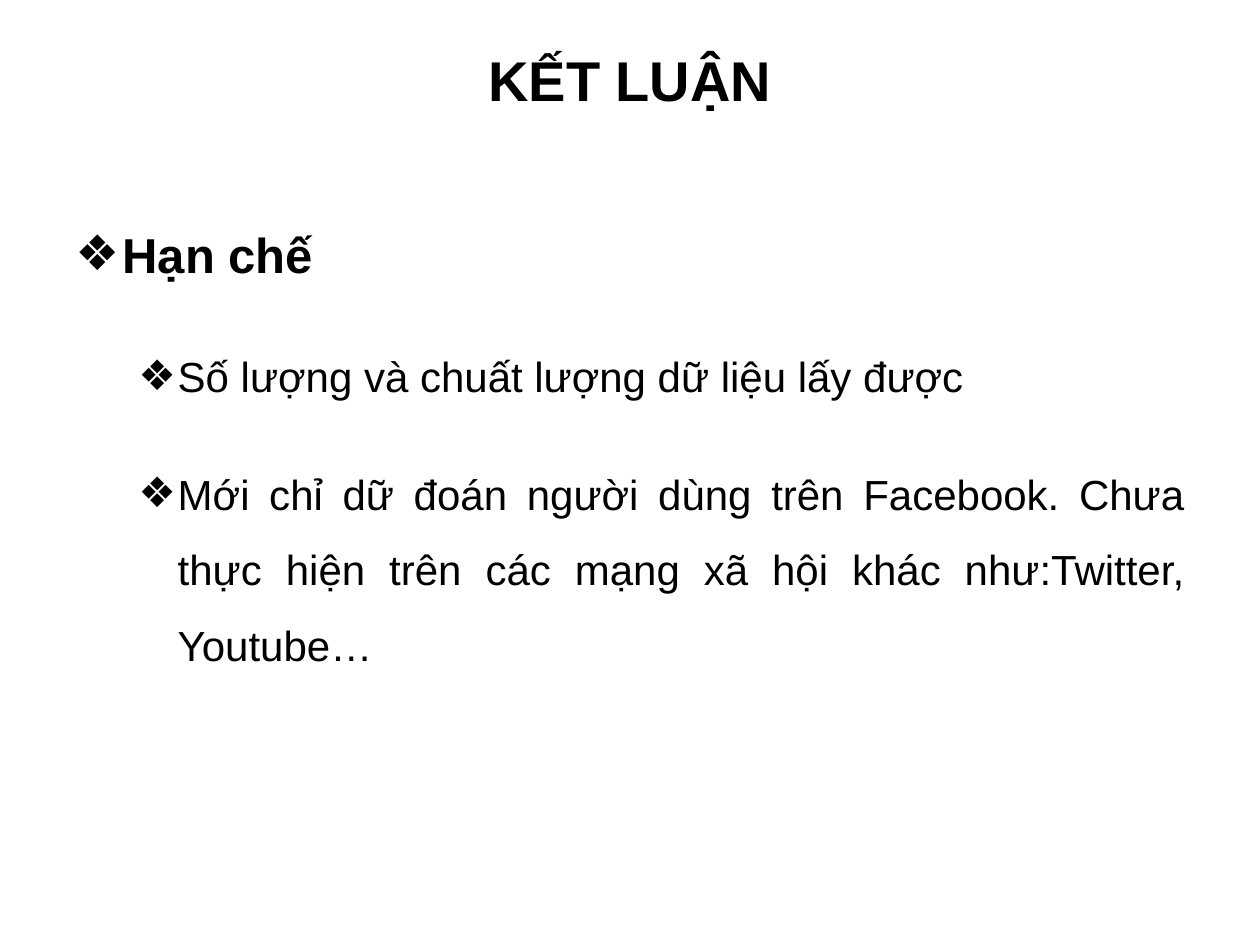
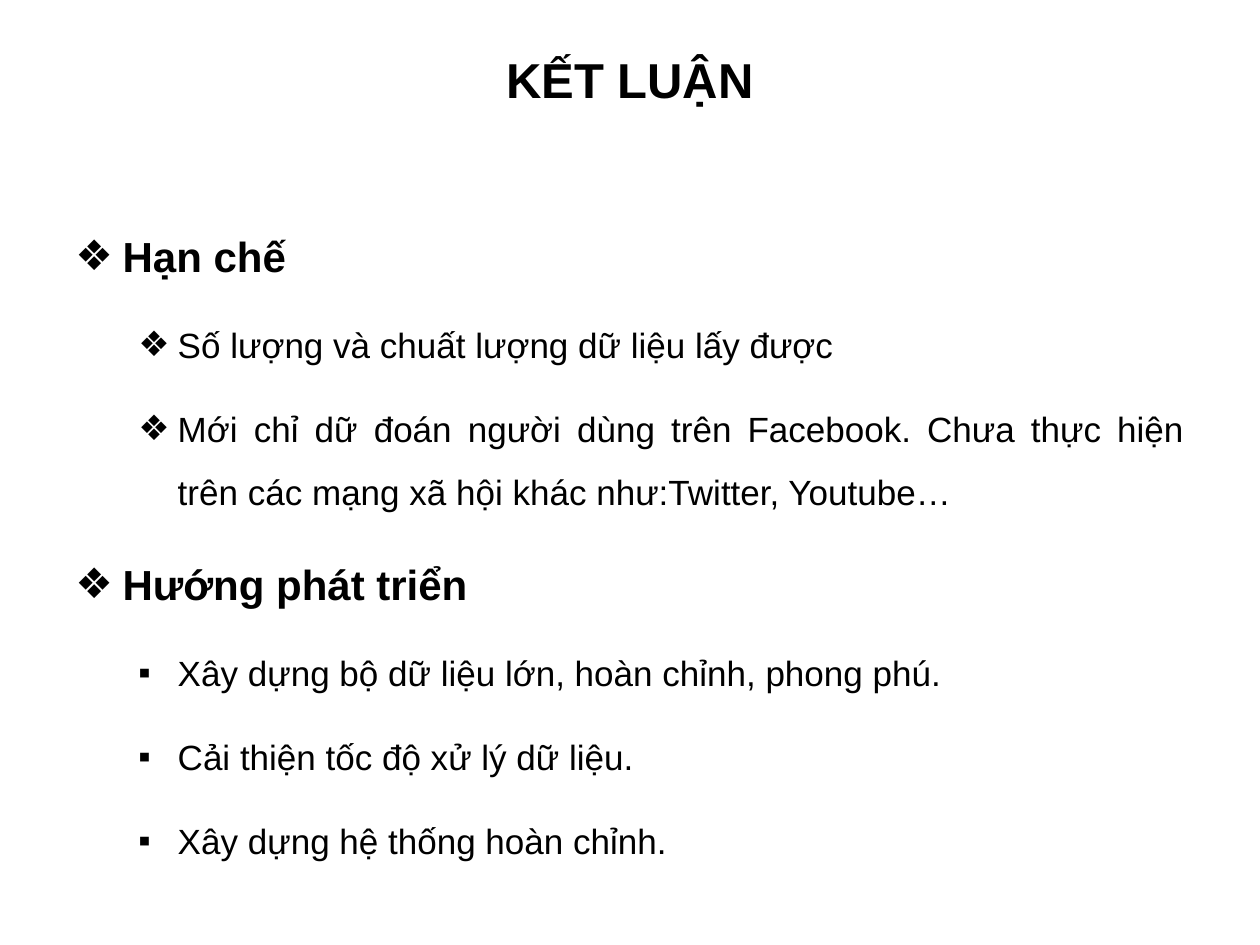
Before and after one commit to truonghaibg/thesis, a slide deck: slide 22 of tchai/Slide_LuanVan_TruongCongHai.ppt (slide 19 before the commit). Drawn at 1260x945 pixels with LibreOffice and Linux fonts; fonts in the diff are those of the drawing; background and template pictures are left out. Boxes give left, top, right and bottom in pixels: in the first picture for what was removed or moved away, otherwise in the second. Text is boxed around its words. In the diff, an @@ line names an element or a change of style, - is before the commit and + after.

```diff
--- a/tchai/Slide_LuanVan_TruongCongHai.ppt
+++ b/tchai/Slide_LuanVan_TruongCongHai.ppt
@@ title "KẾT LUẬN" at [506,59,754,107]: size 32 to 28 pt @@
@@ text at [123,239,1183,512]: size 28 to 24 pt in "Hạn chế"; size 24 to 20 pt in "Số lượng và chuất lượng dữ liệu ...", "Mới chỉ dữ đoán người dùng trên ..."; less space between paragraphs @@
@@ text at [123,567,941,860]: paragraphs added @@
+❖ Hướng phát triển
+  ▪ Xây dựng bộ dữ liệu lớn, hoàn chỉnh, phong phú.
+  ▪ Cải thiện tốc độ xử lý dữ liệu.
+  ▪ Xây dựng hệ thống hoàn chỉnh.
```
Also in this commit, not shown: 14 other slides changed, 7 slides added, 5 slides removed.
